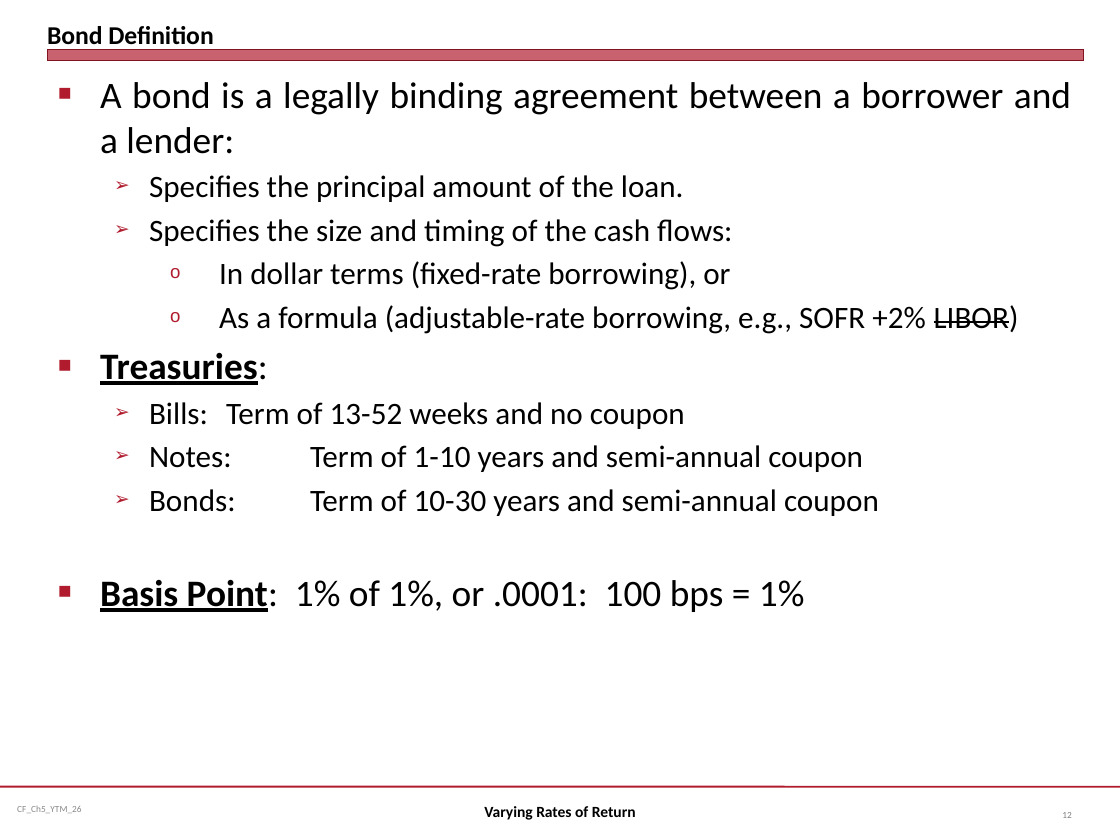
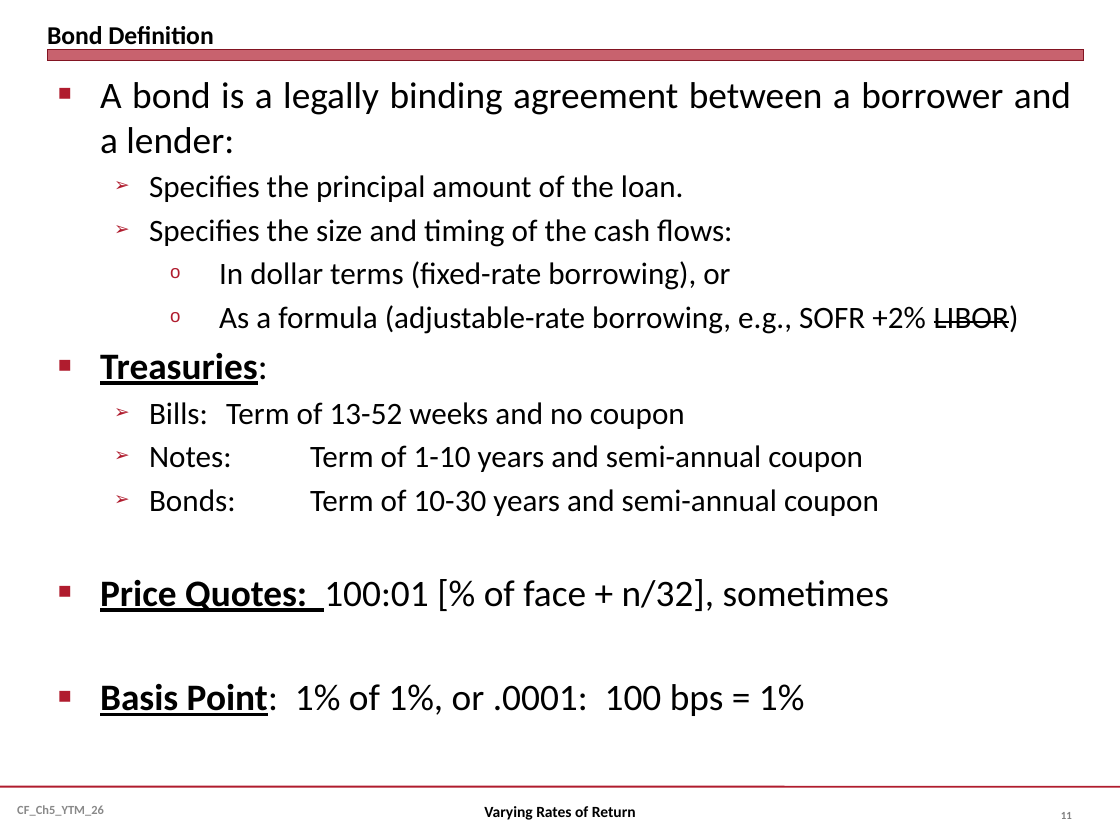
Before and after one commit to jmc877/Corporate-Finance, a slide deck: slide 11 of slides/CF_Ch5_YTM_26.pptx (slide 12 before the commit). Drawn at 1120x840 pixels with LibreOffice and Linux fonts; fonts in the diff are those of the drawing. Boxes give left, top, right and bottom in pixels: in the first picture for what was removed or moved away, otherwise in the second. Text is boxed around its words. In the diff, an @@ line names an element or a change of style, - is before the commit and + after.

```diff
--- a/slides/CF_Ch5_YTM_26.pptx
+++ b/slides/CF_Ch5_YTM_26.pptx
@@ text at bbox=[100, 579, 889, 612]: paragraph added @@
+■ Price Quotes: 100:01 [% of face + n/32], sometimes
@@ text "CF_Ch5_YTM_26" at bbox=[17, 805, 104, 816]: size 6 to 8 pt, bold on @@
@@ page number at bbox=[1061, 812, 1072, 819]: text changed; size 6 to 7 pt; bold on @@
-12
+11
```
Also in this commit, not shown: 40 other slides changed, 2 slides added, 4 slides removed, 4 other files.
